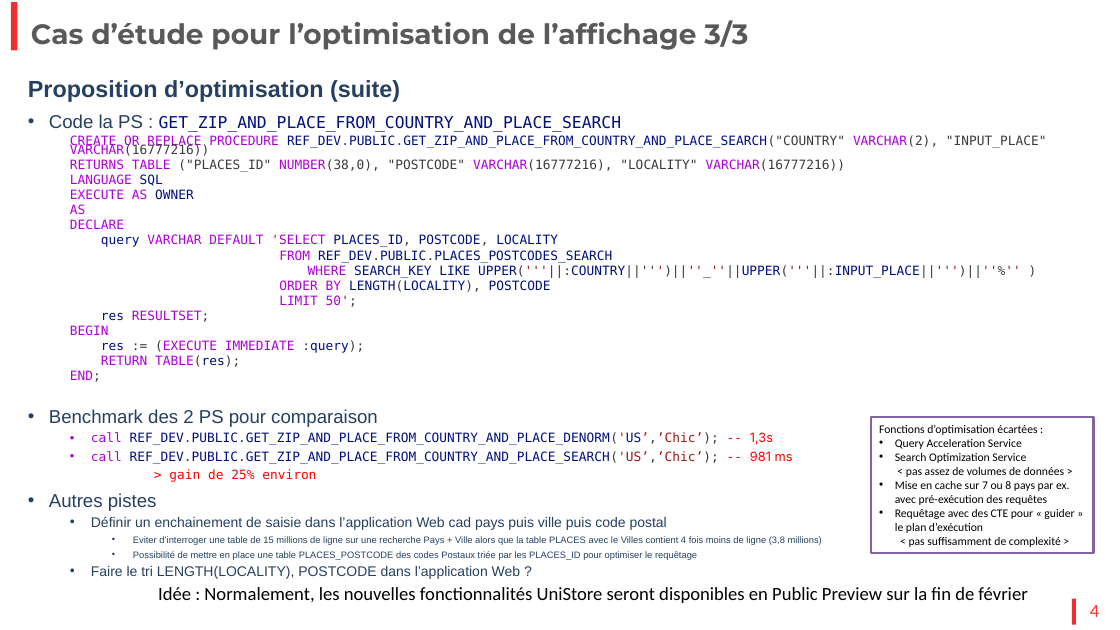
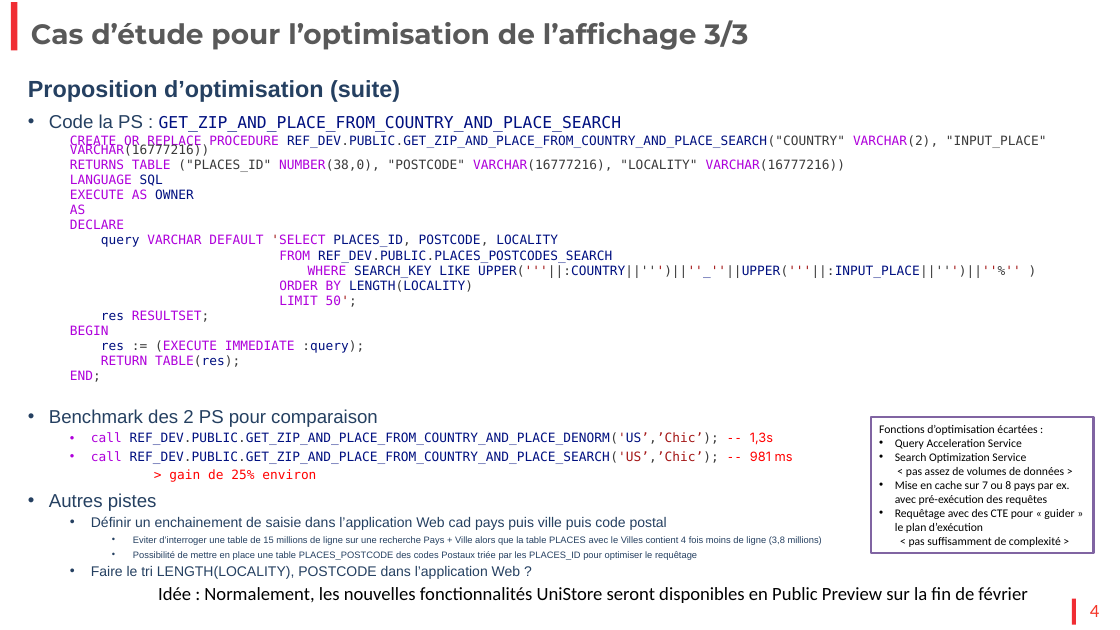
Before and after one commit to PhilippeR-dev/edhec-expert, a slide deck: slide 4 of EDHEC_Referentiel_Geographique.pptx. Drawn at 1120x630 pixels with LibreOffice and Linux fonts; fonts in the diff are those of the drawing; background and template pictures are left out. Boxes give left, top, right and bottom in pixels: in the first picture for what was removed or moved away, otherwise in the second. Text is boxed around its words. In the diff, an @@ line names an element or a change of style, - is before the commit and + after.

```diff
--- a/EDHEC_Referentiel_Geographique.pptx
+++ b/EDHEC_Referentiel_Geographique.pptx
@@ text at (279, 280, 473, 292): text changed @@
-  ORDER BY LENGTH(LOCALITY), POSTCODE
+  ORDER BY LENGTH(LOCALITY)
```
Also in this commit, not shown: 1 other file.
